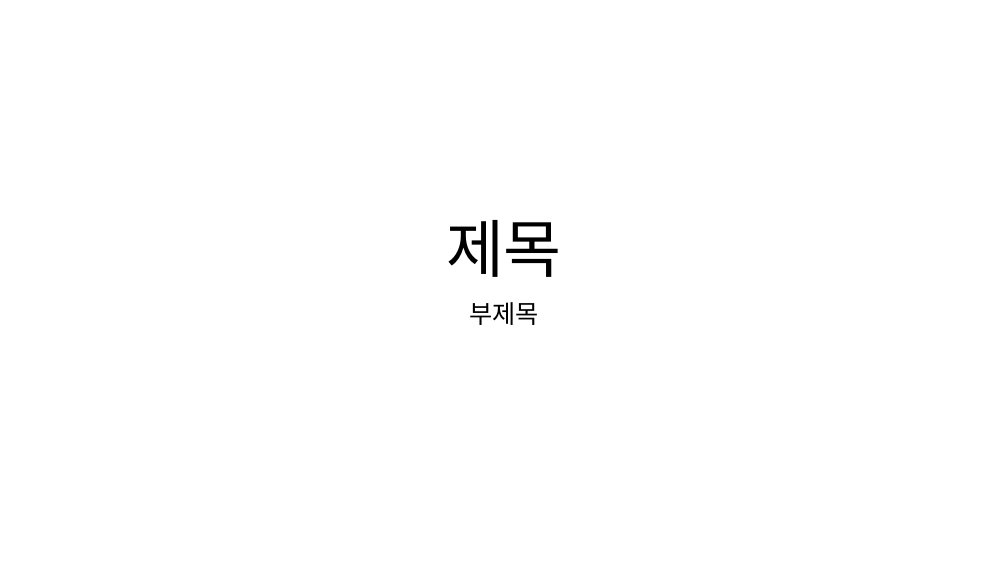
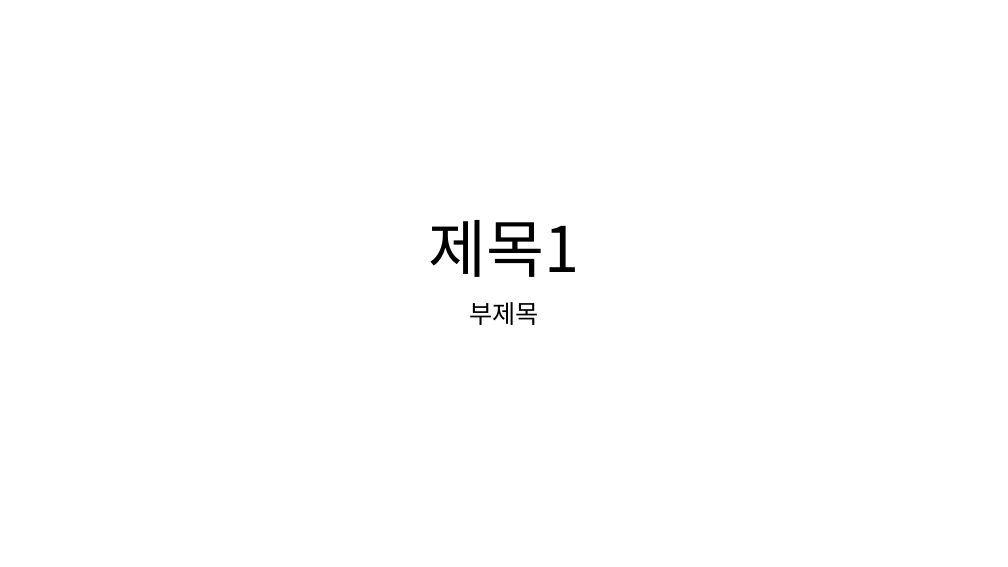
Before and after one commit to jsmarum/my-repo, a slide deck: slide 1 of hello.pptx. Drawn at 1008x567 pixels with LibreOffice and Linux fonts; fonts in the diff are those of the drawing. Boxes give left, top, right and bottom in pixels: in the first picture for what was removed or moved away, otherwise in the second. Text is boxed around its words. In the diff, an @@ line names an element or a change of style, - is before the commit and + after.

Commit message:
v7

```diff
--- a/hello.pptx
+++ b/hello.pptx
@@ title at bbox=[429, 220, 580, 277]: text changed @@
-제목
+제목1
```
Also in this commit, not shown: 1 slide added.
